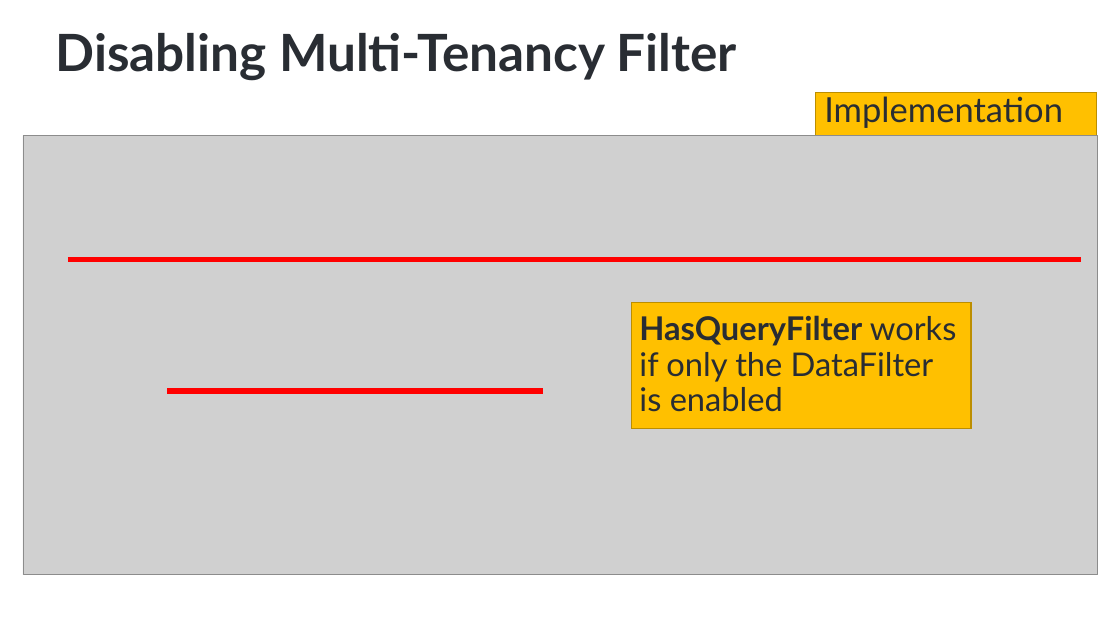
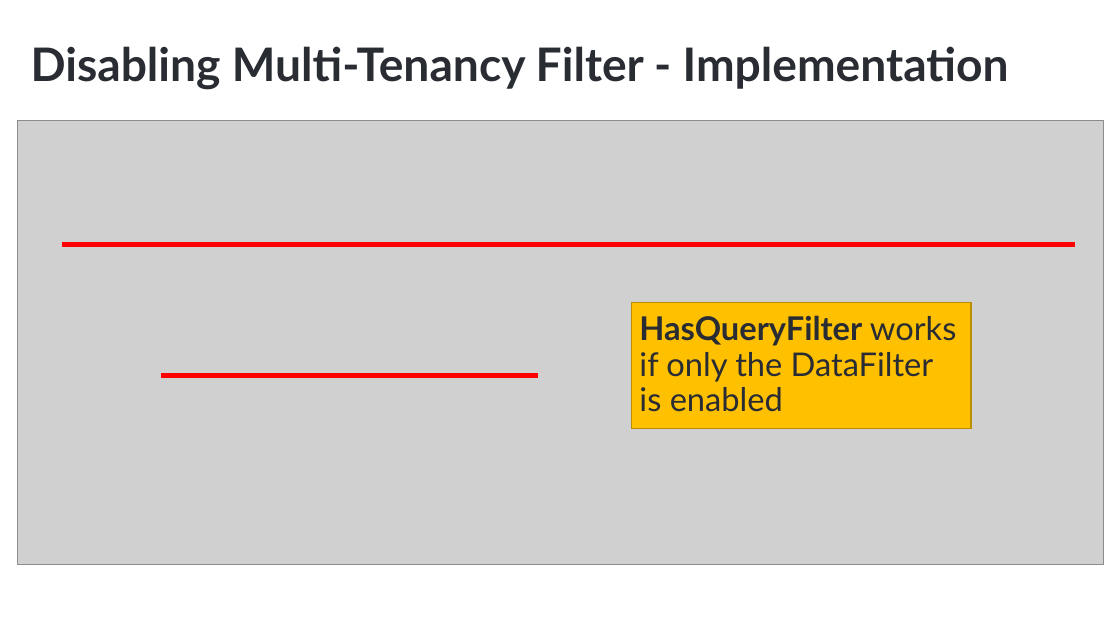
Before and after one commit to ebicoglu/presentations, a slide deck: slide 39 of multi-tenancy-wearedevelopers-2025_30mins.pptx. Drawn at 1120x630 pixels with LibreOffice and Linux fonts; fonts in the diff are those of the drawing; grey boxes stand for pictures; background and template pictures are left out. Boxes give left, top, right and bottom in pixels: in the first picture for what was removed or moved away, otherwise in the second. Text is boxed around its words. In the diff, an @@ line names an element or a change of style, - is before the commit and + after.

```diff
--- a/multi-tenancy-wearedevelopers-2025_30mins.pptx
+++ b/multi-tenancy-wearedevelopers-2025_30mins.pptx
@@ title at (31,46,1009,90): text changed; size 44 to 39.6 pt @@
-Disabling Multi-Tenancy Filter
+Disabling Multi-Tenancy Filter - Implementation
@@ rectangle removed at (816,93,1097,136) @@
-Implementation
@@ picture: place and size @@
-picture at (23,135,1097,575)
+picture at (17,120,1103,565)
@@ line moved from (68, 260) - (1081, 260) to (62, 245) - (1075, 245) @@
@@ line moved from (167, 392) - (544, 392) to (161, 376) - (538, 376) @@
```
Also in this commit, not shown: 14 other slides changed.
